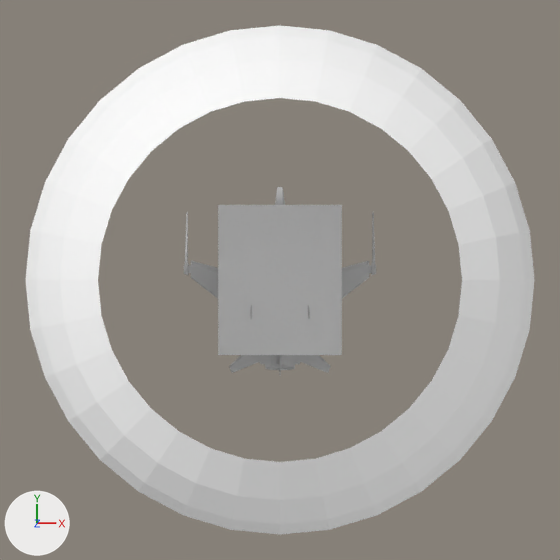
A saved change to the Blender file src/assets/scenes/Play.blend.
Rendered twice from a 50 mm camera at (0.0, 0.0, 10.78) aimed at (0.0, 0.0, 1.22). The lights are fixed; the arrows at lower left show +X, +Y and +Z.

The scene before the commit, as lines of its bpy script (objects in view):
```python
me_cube = bpy.data.meshes.new('Cube')
me_cube.from_pydata(...)  # a box spanning x -0.83..0.83, y -1.01..1.01, z -0.35..0.35
me_ship_mesh = bpy.data.meshes.new('Ship_mesh')
me_ship_mesh.from_pydata(...)  # 286 vertices, 424 faces; spans x -1.33..1.33, y -1.3..1.3, z -0.17..0.43
me_ship_mesh.materials.append(mat_ship_material)  # light grey #c9c9c9
me_shipreactor_mesh = bpy.data.meshes.new('ShipReactor_mesh')
me_shipreactor_mesh.from_pydata(...)  # 8 vertices, 6 faces; spans x -0.187..0.187, y -1.212..-1.17, z -0.149..-0.07
me_shipreactor_mesh.materials.append(mat_ship_material)  # light grey #c9c9c9
me_sphere = bpy.data.meshes.new('Sphere')
me_sphere.from_pydata(...)  # 128 vertices, 96 faces; spans x -0.92..0.92, y -0.92..0.92, z 0.38..0.83
me_sphere.materials.append(mat_stars_material)  # white #ffffff
ob_ship = bpy.data.objects.new('Ship', None)
ob_ship.location = (0.0, 0.0, 0.0)
ob_ship.show_instancer_for_render = False
ob_ship.instance_type = 'COLLECTION'
ob_ship.instance_collection = col_ship
ob_shipcollider = bpy.data.objects.new('ShipCollider', me_cube)
ob_shipcollider.location = (0.0, 0.0, 0.0)
ob_shipmodel = bpy.data.objects.new('ShipModel', me_ship_mesh)
ob_shipmodel.parent = ob_shipcollider
ob_shipmodel.location = (0.0, 0.0, 0.0)
ob_shipreactormodel = bpy.data.objects.new('ShipReactorModel', me_shipreactor_mesh)
ob_shipreactormodel.parent = ob_shipcollider
ob_shipreactormodel.location = (0.0, 0.0, 0.0)
ob_starsparticleemitter = bpy.data.objects.new('StarsParticleEmitter', me_sphere)
ob_starsparticleemitter.location = (0.0, 0.0, 0.0)
ob_starsparticleemitter.scale = (3.36, 3.36, 3.36)
ob_starsparticleemitter.show_instancer_for_render = False
```
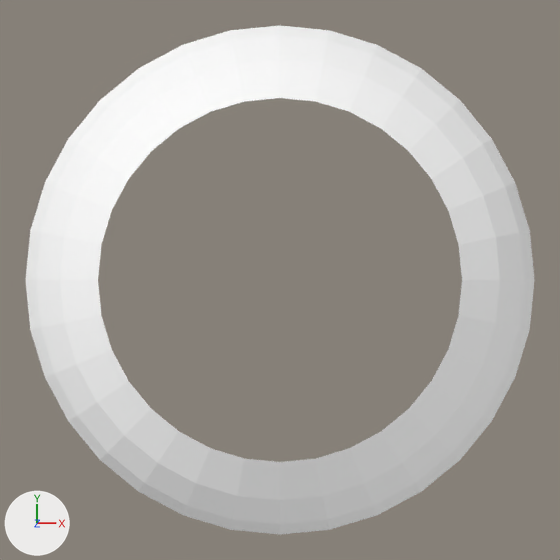
ob_shipcollider is not drawn itself; it is the parent of ob_shipreactormodel, ob_shipmodel.

What differs and where, as boxes (x1, y1, x2, y2) in the pictures (560 x 560 px):
'Ship', deleted
    before: (184, 187, 376, 375)

Diff of the bpy script that builds the scene:
```diff
--- a/src/assets/scenes/Play.blend.py
+++ b/src/assets/scenes/Play.blend.py
@@ col_ship @@
 col_ship = bpy.data.collections.new('Ship')
-col_ship.objects.link(ob_shipcollider)
-col_ship.objects.link(ob_shipreactormodel)
-col_ship.objects.link(ob_shipmodel)
@@ ob_shipcollider @@
-ob_shipcollider = bpy.data.objects.new('ShipCollider', me_cube)
-ob_shipcollider.location = (0.0, 0.0, 0.0)
@@ ob_shipreactormodel @@
-ob_shipreactormodel = bpy.data.objects.new('ShipReactorModel', me_shipreactor_mesh)
-ob_shipreactormodel.parent = ob_shipcollider
-ob_shipreactormodel.location = (0.0, 0.0, 0.0)
@@ ob_shipmodel @@
-ob_shipmodel = bpy.data.objects.new('ShipModel', me_ship_mesh)
-ob_shipmodel.parent = ob_shipcollider
-ob_shipmodel.location = (0.0, 0.0, 0.0)
```
